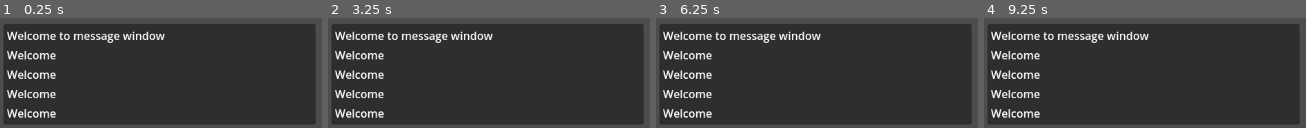
Above: before the commit, frames 1-4 (left to right).
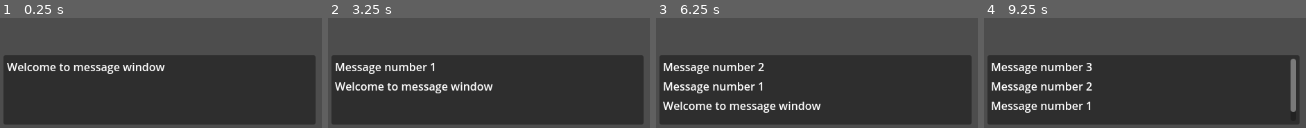
Above: after the commit, the same moments.

Repository: chris-hjelmfelt/godot-message-window
Game: Godot game, scene res://main.tscn
Same seed, same stepped clock (60 frames per second), same inputs: the game is played once before the commit and once after it.
Inputs:
- Up to frame 1 (0.25 s): no input
- Up to frame 2 (3.25 s): tap Enter at 0.5, 2 s; tap Space at 1.25, 2.75 s
- Up to frame 3 (6.25 s): tap Enter at 3.5 s; tap Space at 4.25 s
- Up to frame 4 (9.25 s): no input

The runs differ from the first frame. In frame 1, 31% of the frame differs, in the area x 1-98%, y 5-91%; in frame 2, 32%; in frame 3, 33%; in frame 4, 33%.

Commit message:
new message at top and window scrolls

Diff:
--- a/main.tscn
+++ b/main.tscn
@@ -1,9 +1,7 @@
-[gd_scene load_steps=4 format=3 uid="uid://e5hwh24nk1a2"]
+[gd_scene load_steps=3 format=3 uid="uid://e5hwh24nk1a2"]
 
 [ext_resource type="Script" path="res://scripts/main.gd" id="1_f5vh7"]
 [ext_resource type="Script" path="res://scripts/message_window.gd" id="2_aeahu"]
-
-[sub_resource type="SystemFont" id="SystemFont_6bsyf"]
 
 [node name="Main" type="Node2D"]
 script = ExtResource("1_f5vh7")
@@ -44,39 +42,20 @@
 theme_override_constants/margin_right = 5
 theme_override_constants/margin_bottom = 5
 
-[node name="VBoxContainer" type="VBoxContainer" parent="UI/Message Window/MarginContainer/PanelContainer/MarginContainer"]
+[node name="ScrollContainer" type="ScrollContainer" parent="UI/Message Window/MarginContainer/PanelContainer/MarginContainer"]
 layout_mode = 2
+
+[node name="VBoxContainer" type="VBoxContainer" parent="UI/Message Window/MarginContainer/PanelContainer/MarginContainer/ScrollContainer"]
+layout_mode = 2
+size_flags_horizontal = 3
+size_flags_vertical = 3
 theme_override_constants/separation = 5
-
-[node name="Label" type="Label" parent="UI/Message Window/MarginContainer/PanelContainer/MarginContainer/VBoxContainer"]
-layout_mode = 2
-theme_override_fonts/font = SubResource("SystemFont_6bsyf")
-theme_override_font_sizes/font_size = 16
-text = "Welcome"
-
-[node name="Label2" type="Label" parent="UI/Message Window/MarginContainer/PanelContainer/MarginContainer/VBoxContainer"]
-layout_mode = 2
-theme_override_fonts/font = SubResource("SystemFont_6bsyf")
-theme_override_font_sizes/font_size = 16
-text = "Welcome"
-
-[node name="Label3" type="Label" parent="UI/Message Window/MarginContainer/PanelContainer/MarginContainer/VBoxContainer"]
-layout_mode = 2
-theme_override_fonts/font = SubResource("SystemFont_6bsyf")
-theme_override_font_sizes/font_size = 16
-text = "Welcome"
-
-[node name="Label4" type="Label" parent="UI/Message Window/MarginContainer/PanelContainer/MarginContainer/VBoxContainer"]
-layout_mode = 2
-theme_override_fonts/font = SubResource("SystemFont_6bsyf")
-theme_override_font_sizes/font_size = 16
-text = "Welcome"
-
-[node name="Label5" type="Label" parent="UI/Message Window/MarginContainer/PanelContainer/MarginContainer/VBoxContainer"]
-layout_mode = 2
-theme_override_fonts/font = SubResource("SystemFont_6bsyf")
-theme_override_font_sizes/font_size = 16
-text = "Welcome"
 
 [node name="Camera2D" type="Camera2D" parent="."]
 position = Vector2(575, 325)
+
+[node name="Timer" type="Timer" parent="."]
+wait_time = 3.0
+autostart = true
+
+[connection signal="timeout" from="Timer" to="." method="_on_timer_timeout"]
--- a/scripts/main.gd
+++ b/scripts/main.gd
@@ -1,11 +1,20 @@
 extends Node2D
 
-var one: String = "Welcome to message window"
+var count: int = 1
 
 func _ready():
-	Globals.display_message.emit(one)
+	Globals.display_message.emit("Welcome to message window")
+
+
+func send_message():
+	Globals.display_message.emit("Message number " + str(count))
+	count += 1
 
 
 func _unhandled_input(event):
 	if event.is_action_pressed("escape"):
 			get_tree().quit()
+
+
+func _on_timer_timeout() -> void:
+	send_message()
--- a/scripts/message_window.gd
+++ b/scripts/message_window.gd
@@ -1,4 +1,6 @@
 extends Control
+
+@onready var vbox: VBoxContainer = $MarginContainer/PanelContainer/MarginContainer/ScrollContainer/VBoxContainer
 
 
 func _ready() -> void:
@@ -6,4 +8,7 @@
 
 
 func display(message: String):
-	$MarginContainer/PanelContainer/MarginContainer/VBoxContainer/Label.text = message
+	var newline = Label.new()
+	newline.text = message
+	vbox.add_child(newline)
+	vbox.move_child(newline, 0)
